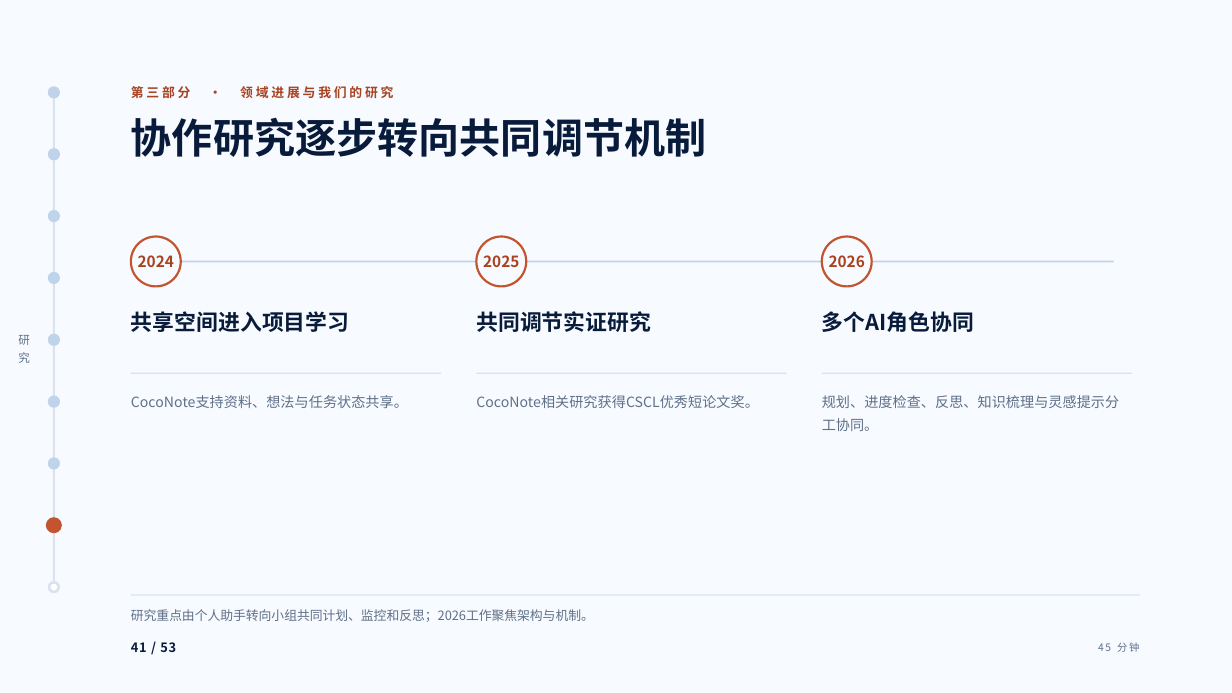
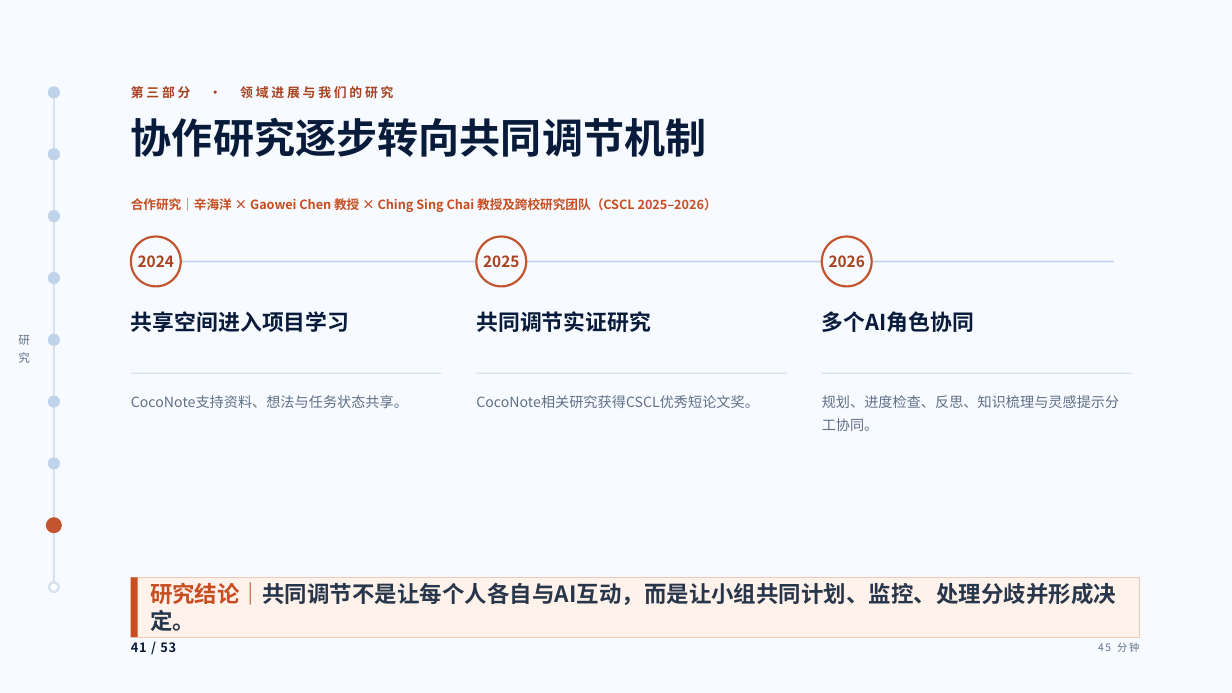
Before and after one commit to tonyxinvip/slides, a slide deck: slide 41 of student-ai-cognitive-division-2026/downloads/student-ai-cognitive-division-2026.pptx. Drawn at 1232x693 pixels with LibreOffice and Linux fonts; fonts in the diff are those of the drawing. Boxes give left, top, right and bottom in pixels: in the first picture for what was removed or moved away, otherwise in the second. Text is boxed around its words. In the diff, an @@ line names an element or a change of style, - is before the commit and + after.

```diff
--- a/student-ai-cognitive-division-2026/downloads/student-ai-cognitive-division-2026.pptx
+++ b/student-ai-cognitive-division-2026/downloads/student-ai-cognitive-division-2026.pptx
@@ text added at (131, 195, 717, 212), 9.9 pt, text #C74E22, bold @@
+合作研究｜辛海洋 × Gaowei Chen 教授 × Ching Sing Chai 教授及跨校研究团队（CSCL 2025–2026）
@@ rectangle "研究结论｜共同调节不是让每个人各自与AI互动，而是让小组共同计划、监控、处理分歧并形成决定。": place and size @@
-rectangle "研究结论｜共同调节不是让每个人各自与AI互动，而是让小组共同计划、监控、处理分歧并形成决定。" at (131, 609, 594, 622)
+rectangle "研究结论｜共同调节不是让每个人各自与AI互动，而是让小组共同计划、监控、处理分歧并形成决定。" at (131, 578, 1141, 638)
@@ rectangle "研究结论｜共同调节不是让每个人各自与AI互动，而是让小组共同计划、监控、处理分歧并形成决定。" at (131, 578, 1141, 638): vertical alignment top to middle; fill none to #FFF2EA; outline none to #F3C8B7 0.75 pt @@
@@ rectangle added at (131, 578, 138, 638), fill #C74E22 @@
@@ text in rectangle at (150, 582, 1116, 631): text changed; size 10 to 17.5 pt; text colour #5F7088 to #27364A; bold on @@
-研究重点由个人助手转向小组共同计划、监控和反思；2026工作聚焦架构与机制。
+研究结论｜共同调节不是让每个人各自与AI互动，而是让小组共同计划、监控、处理分歧并形成决定。
```
Also in this commit, not shown: 25 other slides changed, 57 other files.
